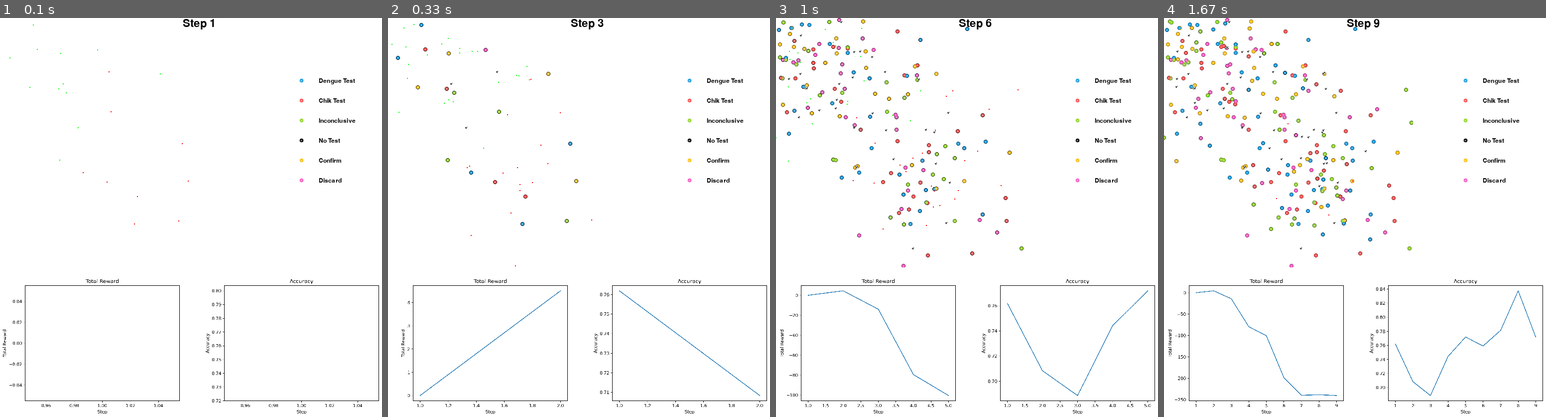
Above: before the commit, frames 1-4 (left to right).
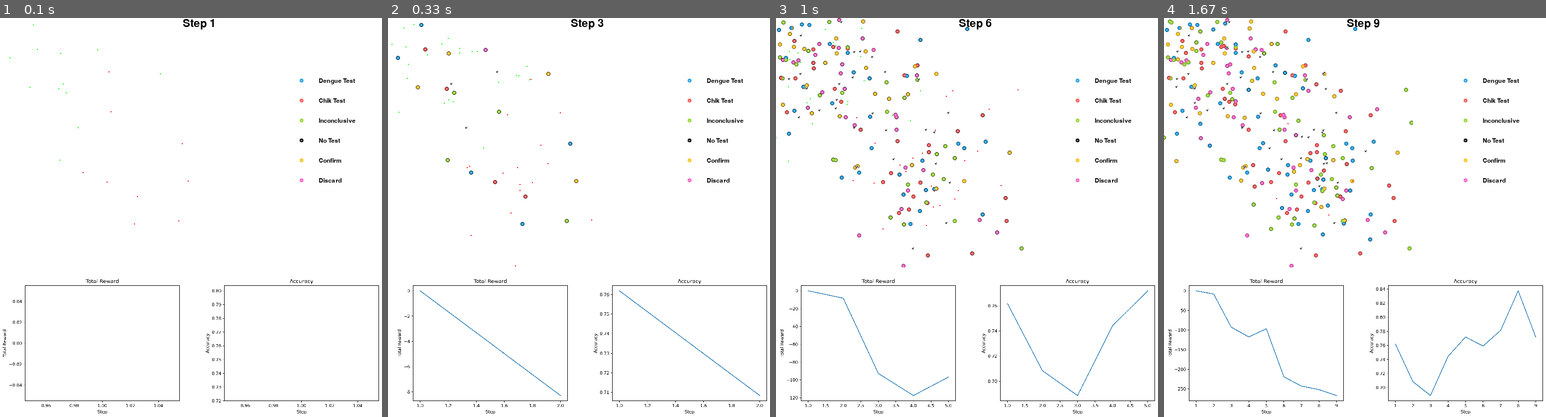
Above: after the commit, the same moments.

Repository: fccoelho/Dengue_Diagnostics
Game: pygame game, started from agents/random/agent_random.py
Two runs of this game, one before a commit and one after it. Both use one fixed random seed, a clock stepped at 60 frames per second and the inputs below.
Inputs:
- Up to frame 1 (0.1 s): no input
- Up to frame 2 (0.33 s): no input
- Up to frame 3 (1 s): no input
- Up to frame 4 (1.67 s): no input

Frame 1 is identical in both runs. In frame 2, 0.2% of the frame differs, in the area x 2-46%, y 68-95%; in frame 3, 0.3%; in frame 4, 0.3%, in the area x 2-46%, y 68-97%.

Commit message:
update training

Diff:
--- a/agents/deepq/files/dengue_wrapper.py
+++ b/agents/deepq/files/dengue_wrapper.py
@@ -109,42 +109,45 @@
 
     def _next_case(self):
         """
-        Avança para o próximo caso ou, se não houver mais casos,
-        executa o step do ambiente real.
+        Avança para o próximo caso. Se não houver casos neste dia,
+        avança os dias no ambiente automaticamente até encontrar casos
+        ou o episódio terminar.
         """
-        try:
-            # Tenta pegar o próximo caso da lista
-            self.current_case = next(self.case_iterator)
-            # Retorna a observação do novo caso, com recompensa 0 (decisão intermediária)
-            return self._make_obs(), 0.0, False, False, {}
+        while True:
+            try:
+                # 1. Tenta pegar o próximo caso da lista atual (do dia atual)
+                self.current_case = next(self.case_iterator)
 
-        except StopIteration:
-            if not self.pending_actions:
+                # Se conseguiu, retorna a observação para o agente agir
+                return self._make_obs(), 0.0, False, False, {}
+
+            except StopIteration:
+                # 2. Acabaram os casos deste timestep (ou a lista estava vazia).
+                # Hora de avançar o ambiente real.
+
+                # Envia as ações acumuladas deste dia
+                action_tuple = tuple(self.pending_actions)
                 self.pending_actions = []
 
-            action_tuple = tuple(self.pending_actions)
+                # Chama o step do ambiente base (avança o tempo t -> t+1)
+                obs_tensor, reward, terminated, truncated, info = self.env.step(action_tuple)
 
-            obs_tensor, reward, terminated, truncated, info = self.env.step(action_tuple)
+                # Atualiza o mapa global
+                self._current_map_obs = obs_tensor
 
-            self._current_map_obs = obs_tensor
+                # Se o episódio acabou, retorna o fim
+                if terminated or truncated:
+                    self.current_case = (0, 0, 0)  # Agora sim, um dummy final seguro
+                    return self._make_obs(), reward, terminated, truncated, info
 
-            self.pending_actions = []
+                # Se não acabou, carrega os casos do NOVO dia
+                self.active_cases = self._get_active_cases()
+                self.case_iterator = iter(self.active_cases)
 
-            if terminated or truncated:
-                self.current_case = (0, 0, 0)
-                return self._make_obs(), reward, terminated, truncated, info
-
-            self.active_cases = self._get_active_cases()
-            self.case_iterator = iter(self.active_cases)
-
-            try:
-                self.current_case = next(self.case_iterator)
-            except StopIteration:
-                # O novo timestep também não tem casos. Raro, mas possível.
-                # Retorna o estado atual e espera o próximo 'step'.
-                self.current_case = (0, 0, 0)  # dummy
-
-            return self._make_obs(), reward, terminated, truncated, info
+                # O loop 'while True' vai voltar ao topo.
+                # Se houver casos no novo dia, o 'try' vai funcionar e retornar.
+                # Se a lista estiver vazia (dia sem casos), vai cair no 'except' de novo
+                # e avançar mais um dia automaticamente, sem incomodar o agente.
 
     def reset(self, **kwargs):
         obs_tensor, info = self.env.reset(**kwargs)
--- a/agents/deepq/files/watch_agent.py
+++ b/agents/deepq/files/watch_agent.py
@@ -11,7 +11,7 @@
 
 
 # --- Configurações ---
-POLICY_PATH = "dqn_dengue_policy4.pth"
+POLICY_PATH = "dqn_dengue_policy6.pth"
 DEVICE = "cuda" if torch.cuda.is_available() else "cpu"
 RENDER_FPS = 10
 WORLD_SIZE = 400
@@ -94,6 +94,9 @@
     terminated, truncated = False, False
     total_reward = 0
 
+    # 1. Inicialize o contador de ações
+    actions_taken_count = 0
+
     clock = pygame.time.Clock()
 
     print("Iniciando visualização do agente...")
@@ -114,15 +117,29 @@
             result = policy(batch)
             action = result.act[0].item()
 
-            # print("______________________________")
-            # print()
-            # print(action)
-            # print()
-            # print("______________________________")
+            # --- EXTRAÇÃO DE INFORMAÇÕES ---
+            # Incrementa contador
+            actions_taken_count += 1
+
+            # Pega o ID do caso atual direto do wrapper
+            # O wrapper armazena (case_id, x, y) em current_case
+            current_case_id = env.current_case[0]
+
+            # Pega o total de casos do ambiente base (unwrapped)
+            total_cases_env = len(env.unwrapped.obs_cases)
+
+            # Print formatado para acompanhar
+            # print(f"Passo: {actions_taken_count} | "
+            #       f"Ação: {action} | "
+            #       f"Case ID: {current_case_id} | "
+            #       f"Total Casos no Mundo: {total_cases_env}")
+            # -------------------------------
 
             obs, reward, terminated, truncated, info = env.step(action)
 
             total_reward += reward
+
+            print(total_reward)
 
             env.render()
 
@@ -137,6 +154,7 @@
 
     print("--- Fim da Visualização ---")
     print(f"Recompensa total do episódio: {total_reward:.2f}")
+    print(f"Total de ações tomadas: {actions_taken_count}")  # Print final
 
     env.close()
     pygame.quit()
--- a/dengue_envs/envs/dengue_diagnostics.py
+++ b/dengue_envs/envs/dengue_diagnostics.py
@@ -54,8 +54,11 @@
         self.dengue_radius = dengue_radius
         self.chik_radius = chik_radius
         self.specificity_setting = clinical_specificity
-        self.clinical_specificity = clinical_specificity
-
+        if isinstance(self.specificity_setting, tuple):
+            low, high = self.specificity_setting
+            self.clinical_specificity = np.random.uniform(low, high)
+        else:
+            self.clinical_specificity = self.specificity_setting
         self.world = World(
             self.size,
             self.episize,
@@ -118,7 +121,7 @@
         self.action_space = spaces.Sequence(
             spaces.Tuple((spaces.Discrete(2*episize), spaces.Discrete(6)))  #case id, action
         )
-        self.costs = np.array([1, 1, 1, 0.0, 0.5, 0.5])
+        self.costs = np.array([1.0, 1.0, 1.0, 0.1, 0.0, 0.0])
 
         self.real_cases = self.world.casedf.copy()
         # The lists below will be populated by the step() method, as the cases are being "generated"
@@ -247,49 +250,47 @@
         'action' = tupla de tuplas de ações tomadas ((case_id, action_id), ...)
         """
 
-        REWARD_CORRECT_DECISION = 10.0
-        PENALTY_INCORRECT_DECISION = -10.0
-        REWARD_USEFUL_TEST = 2.0
+        PENALTY_INCORRECT_DECISION = -15.0
+        REWARD_CORRECT_DECISION = 5.0
 
         reward = 0.0
 
         for case_id, action_id in action:
 
+            # 1. Aplica o Custo da Ação (definido no __init__)
+            # Com a mudança no __init__, "Nada" agora custa -0.1
             reward -= self.costs[action_id]
 
             true_disease = self.cases.loc[case_id, "disease"]
-
             agent_diagnosis = self.obs_cases.loc[case_id, "agent_diagnosis"]
 
-            if action_id == 0:  # Teste de Dengue
-                testd_result = self.obs_cases.loc[case_id, "testd"]
-                if (testd_result == 2 and true_disease == 0) or \
-                        (testd_result == 1 and true_disease != 0):
-                    reward += REWARD_USEFUL_TEST
-
-            elif action_id == 1:  # Teste de Chik
-                testc_result = self.obs_cases.loc[case_id, "testc"]
-                if (testc_result == 2 and true_disease == 1) or \
-                        (testc_result == 1 and true_disease != 1):
-                    reward += REWARD_USEFUL_TEST
-
-            elif action_id == 4:
+            # Ações de Teste (0, 1) já pagam o custo acima.
+            # Não damos prémio extra, o prémio é a informação para acertar no final.
+
+            # Ações de Decisão (4, 5)
+            is_correct = False
+            is_decision = False
+
+            if action_id == 4:  # Confirmar
+                is_decision = True
                 if agent_diagnosis == true_disease:
+                    is_correct = True
+
+            elif action_id == 5:  # Descartar
+                is_decision = True
+                # Lógica de inversão (0<->1)
+                discarded = 1 if agent_diagnosis == 0 else 0
+                # Se for 'Outro' (2), mantém-se errado/inconclusivo na inversão binária
+                if discarded == true_disease:
+                    is_correct = True
+
+            # Aplica Prémio ou Penalidade
+            if is_decision:
+                if is_correct:
                     reward += REWARD_CORRECT_DECISION
                 else:
                     reward += PENALTY_INCORRECT_DECISION
 
-            elif action_id == 5:
-                discarded_diagnosis = agent_diagnosis
-                if agent_diagnosis == 0:
-                    discarded_diagnosis = 1
-                elif agent_diagnosis == 1:
-                    discarded_diagnosis = 0
-                if discarded_diagnosis == true_disease:
-                    reward += REWARD_CORRECT_DECISION
-                else:
-                    reward += PENALTY_INCORRECT_DECISION
-
         self.total_reward += reward
         self.individual_rewards.append([])
         return reward
@@ -298,7 +299,6 @@
         """
         Calcula a acurácia (média da acurácia de Dengue e Chik).
         """
-
         tpd, fpd, tnd, fnd = 0, 0, 0, 0  # Contadores para Dengue
         tpc, fpc, tnc, fnc = 0, 0, 0, 0  # Contadores para Chikungunya
 
@@ -469,6 +469,7 @@
         info = self._get_info()
         self.rewards=[]
         self.accuracy = []
+        self.total_reward = 0
         self.t = 1
 
         return observation, info
@@ -525,13 +526,13 @@
 
         self.calc_accuracy(true_cases, estimated_for_accuracy)
 
-        terminated = self.t >= self.epilength + 60
+        terminated = self.t >= self.epilength + 10
         reward = self._calc_reward(
             self.cases.to_dict(orient="records"),
             estimated_for_accuracy,
             action,
         )
-        print(f"Reward: {reward} \t Total Reward: {self.total_reward}")
+        # print(f"Reward: {reward} \t Total Reward: {self.total_reward}")
 
         self.rewards.append(self.total_reward)
 
@@ -589,6 +590,7 @@
         """
         Render the environment with a legend on the right side
         """
+        pygame.event.pump()
 
         self.dengue_group.draw(self.world_surface)
         self.chik_group.draw(self.world_surface)
@@ -748,7 +750,7 @@
             action = env.action_space.sample()  # Random action selection
             obs, reward, done, _, info = env.step(action)
             # print(env.get_individual_rewards_at_t(t))
-            print(f"Step: {t}, Reward: {reward}, Done: {done}")
+            # print(f"Step: {t}, Reward: {reward}, Done: {done}")
 
             env.render()
             clock.tick(10)
Not shown, changed: agents/deepq/files/test_train.ipynb
